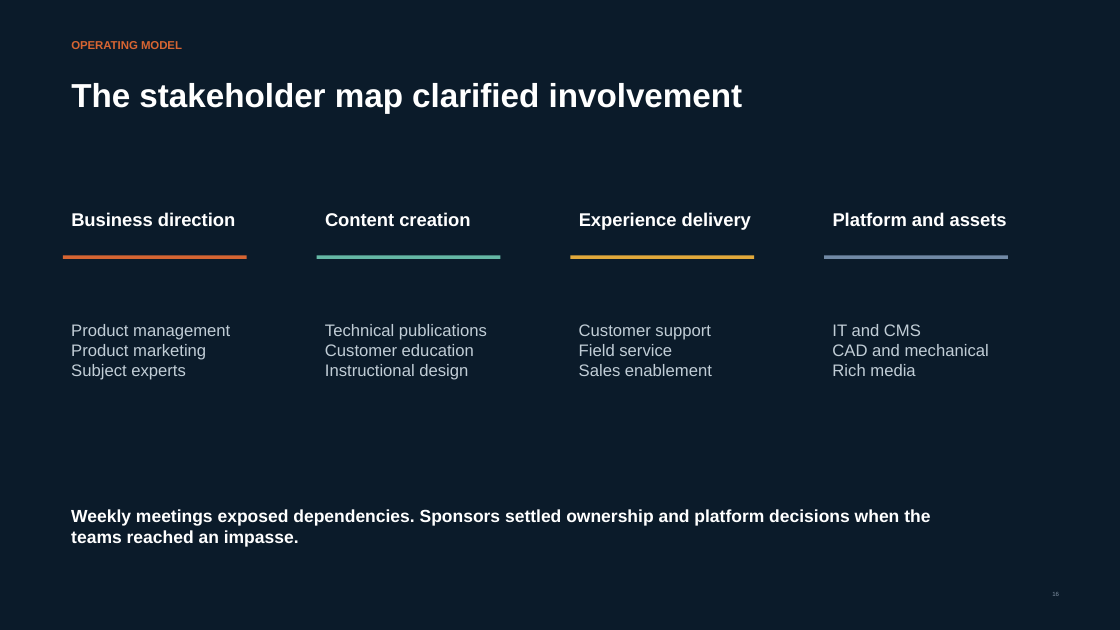
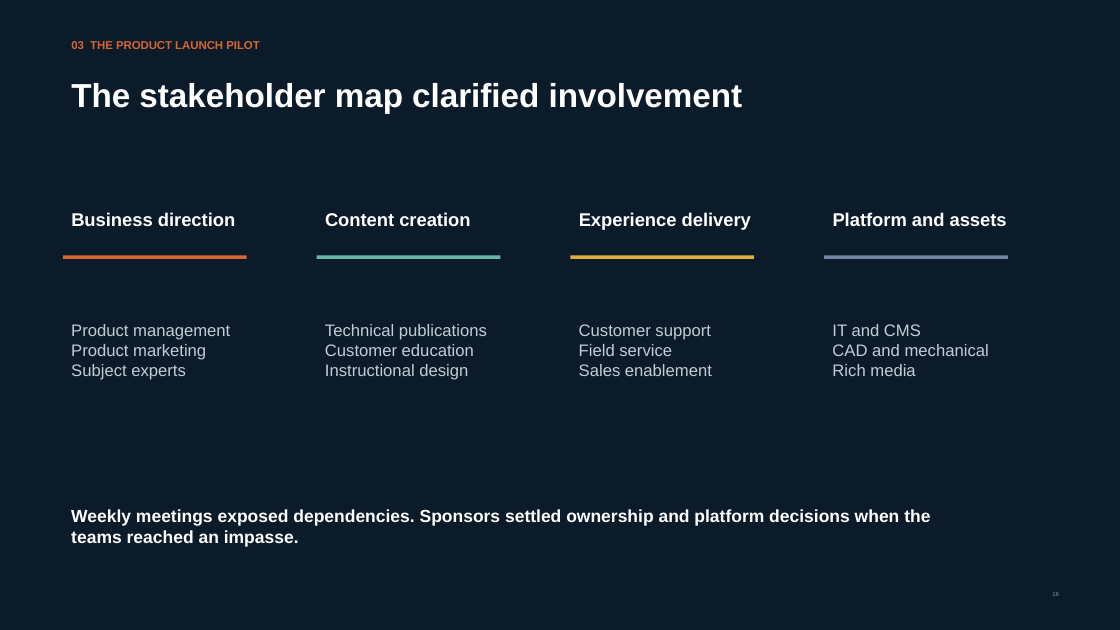
Before and after one commit to sharmiladas/sharmiladas.github.io, a slide deck: slide 16 of downloads/Unified_Content_Strategy_in_Practice.pptx. Drawn at 1120x630 pixels with LibreOffice and Linux fonts; fonts in the diff are those of the drawing. Boxes give left, top, right and bottom in pixels: in the first picture for what was removed or moved away, otherwise in the second. Text is boxed around its words. In the diff, an @@ line names an element or a change of style, - is before the commit and + after.

```diff
--- a/downloads/Unified_Content_Strategy_in_Practice.pptx
+++ b/downloads/Unified_Content_Strategy_in_Practice.pptx
@@ text at box(71, 41, 259, 49): text changed @@
-OPERATING MODEL
+03 THE PRODUCT LAUNCH PILOT
```
Also in this commit, not shown: 25 other slides changed.
